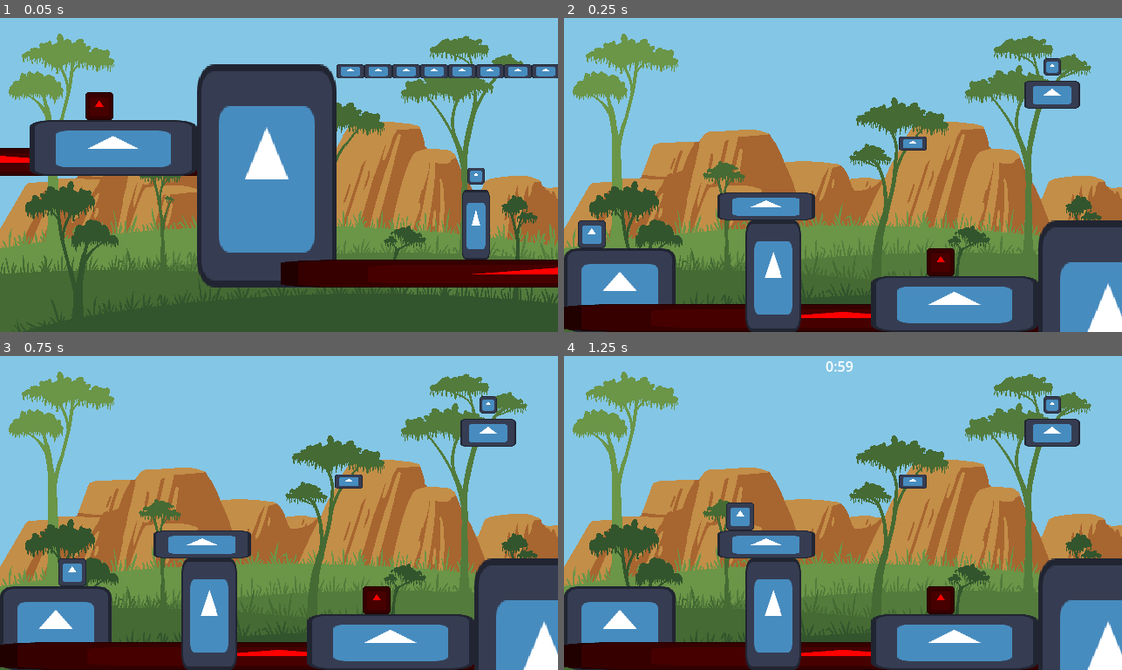
Above: before the commit, frames 1-4 (two rows, left to right).
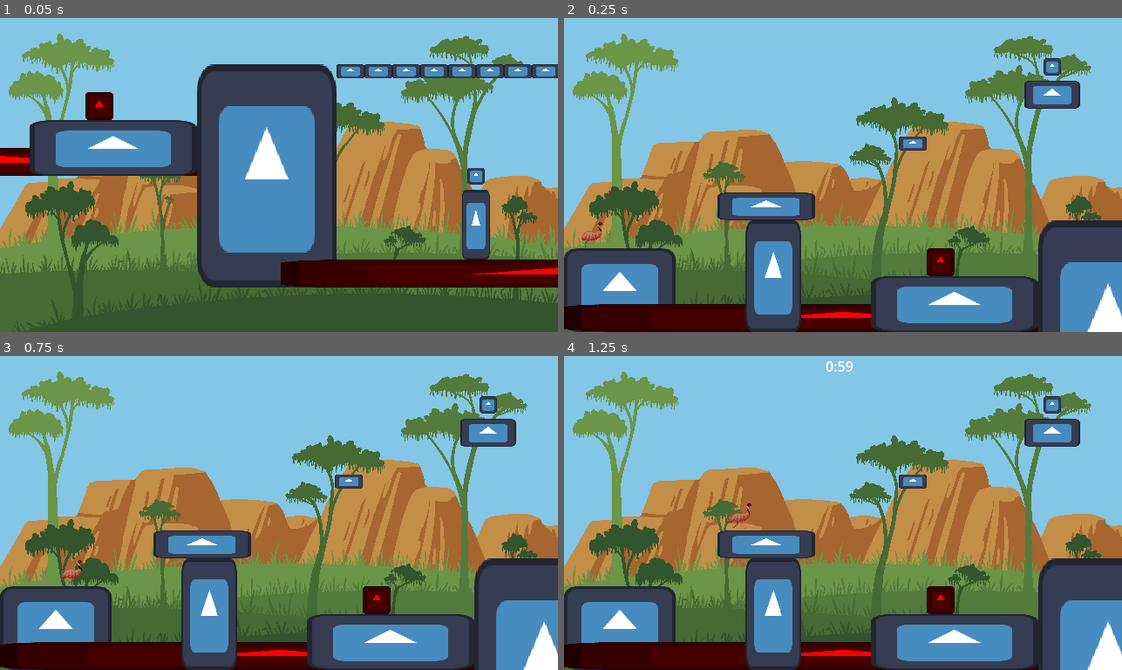
Above: after the commit, the same moments.

Repository: BK3000gamer/1-Minute-of-Wonderment
Game: Godot game, scene res://Scenes/test.tscn
The game is run twice, just before and just after one commit, with the same random seed, the same clock (stepped at 60 frames per second) and the same inputs. The engine's default icon, where the game draws it, is replaced by a stand-in: a white triangle on a blue panel in a dark square.
Inputs:
- Up to frame 1 (0.05 s): no input
- Up to frame 2 (0.25 s): no input
- Up to frame 3 (0.75 s): tap Enter at 0.5 s; hold D (right) from 0.53 s (still down)
- Up to frame 4 (1.25 s): keep holding D (right); tap Space (jump) at 0.77 s

Frame 1 is identical in both runs. In frame 2, 0.4% of the frame differs, in the area x 2-8%, y 64-74%; in frame 3, 0.4%; in frame 4, 0.4%.

Commit message:
animation

Diff:
--- a/Scenes/emu.tscn
+++ b/Scenes/emu.tscn
@@ -1,10 +1,70 @@
 [gd_scene format=3 uid="uid://dl81u60vberkb"]
 
 [ext_resource type="Script" uid="uid://bhbpp0uah4x2i" path="res://Scripts/emu.gd" id="1_1337g"]
-[ext_resource type="Texture2D" uid="uid://c27elp05kgt8m" path="res://icon.svg" id="2_r4csc"]
+[ext_resource type="Texture2D" uid="uid://bb07ns4knm822" path="res://Sprites/Idle/idle01.png" id="2_y5w3b"]
+[ext_resource type="Texture2D" uid="uid://d1f75h2ajhi16" path="res://Sprites/Idle/idle02.png" id="3_mnhy4"]
+[ext_resource type="Texture2D" uid="uid://d27db32ljlqte" path="res://Sprites/Run/run05.png" id="4_vi5af"]
+[ext_resource type="Texture2D" uid="uid://dyeybeo5xsnur" path="res://Sprites/Run/run01.png" id="5_2murm"]
+[ext_resource type="Texture2D" uid="uid://b53f5xk31o0tu" path="res://Sprites/Run/run02.png" id="6_yanj4"]
+[ext_resource type="Texture2D" uid="uid://d2dlotwnycyeu" path="res://Sprites/Run/run03.png" id="7_b3pbu"]
+[ext_resource type="Texture2D" uid="uid://c1xf0vsp4lkvy" path="res://Sprites/Run/run04.png" id="8_cacmj"]
+[ext_resource type="Texture2D" uid="uid://vth31is6ad3t" path="res://Sprites/Run/run06.png" id="9_loaif"]
+[ext_resource type="Texture2D" uid="uid://drb45uvkbo3r3" path="res://Sprites/Run/run07.png" id="10_54evu"]
+[ext_resource type="Texture2D" uid="uid://bum7hb7gdj1sr" path="res://Sprites/Run/run08.png" id="11_3t7pf"]
 
 [sub_resource type="RectangleShape2D" id="RectangleShape2D_r6rt5"]
 size = Vector2(32, 32)
+
+[sub_resource type="SpriteFrames" id="SpriteFrames_k3tqq"]
+animations = [{
+"frames": [{
+"duration": 1.0,
+"texture": ExtResource("2_y5w3b")
+}, {
+"duration": 1.0,
+"texture": ExtResource("3_mnhy4")
+}],
+"loop": true,
+"name": &"Idle",
+"speed": 2.0
+}, {
+"frames": [{
+"duration": 1.0,
+"texture": ExtResource("4_vi5af")
+}],
+"loop": true,
+"name": &"Jump",
+"speed": 12.0
+}, {
+"frames": [{
+"duration": 1.0,
+"texture": ExtResource("5_2murm")
+}, {
+"duration": 1.0,
+"texture": ExtResource("6_yanj4")
+}, {
+"duration": 1.0,
+"texture": ExtResource("7_b3pbu")
+}, {
+"duration": 1.0,
+"texture": ExtResource("8_cacmj")
+}, {
+"duration": 1.0,
+"texture": ExtResource("4_vi5af")
+}, {
+"duration": 1.0,
+"texture": ExtResource("9_loaif")
+}, {
+"duration": 1.0,
+"texture": ExtResource("10_54evu")
+}, {
+"duration": 1.0,
+"texture": ExtResource("11_3t7pf")
+}],
+"loop": true,
+"name": &"Run",
+"speed": 12.0
+}]
 
 [node name="Emu" type="CharacterBody2D" unique_id=1067768186]
 script = ExtResource("1_1337g")
@@ -12,6 +72,7 @@
 [node name="CollisionShape2D" type="CollisionShape2D" parent="." unique_id=24103339]
 shape = SubResource("RectangleShape2D_r6rt5")
 
-[node name="Sprite2D" type="Sprite2D" parent="." unique_id=827957803]
-scale = Vector2(0.25, 0.25)
-texture = ExtResource("2_r4csc")
+[node name="AnimatedSprite2D" type="AnimatedSprite2D" parent="." unique_id=508485354]
+sprite_frames = SubResource("SpriteFrames_k3tqq")
+animation = &"Idle"
+frame_progress = 0.16747856
--- a/Scripts/emu.gd
+++ b/Scripts/emu.gd
@@ -13,6 +13,7 @@
 @export var coyoteTime: float
 
 @onready var recordJumpHeight := jumpHeight
+@onready var Sprite := $AnimatedSprite2D
 
 var InputDir: float = 0.0
 var Speed: float
@@ -103,13 +104,13 @@
 
 	match CurrentState:
 		States.Idle:
-			return
+			Sprite.play("Idle")
 		States.Run:
-			return
+			Sprite.play("Run")
 		States.Jump:
-			return
+			Sprite.play("Jump")
 		States.Fall:
-			return
+			Sprite.play("Jump")
 
 func _change_state(NewState: States) -> void:
 	CurrentState = NewState
Binary file changed: Sprites/Ball.aseprite
Binary file changed: Sprites/Tileset.aseprite
